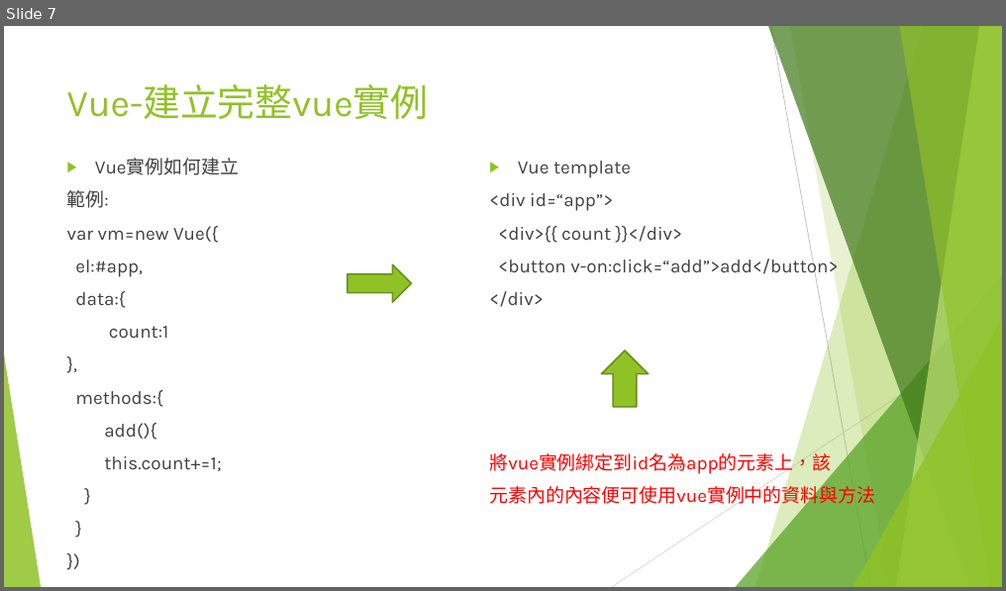
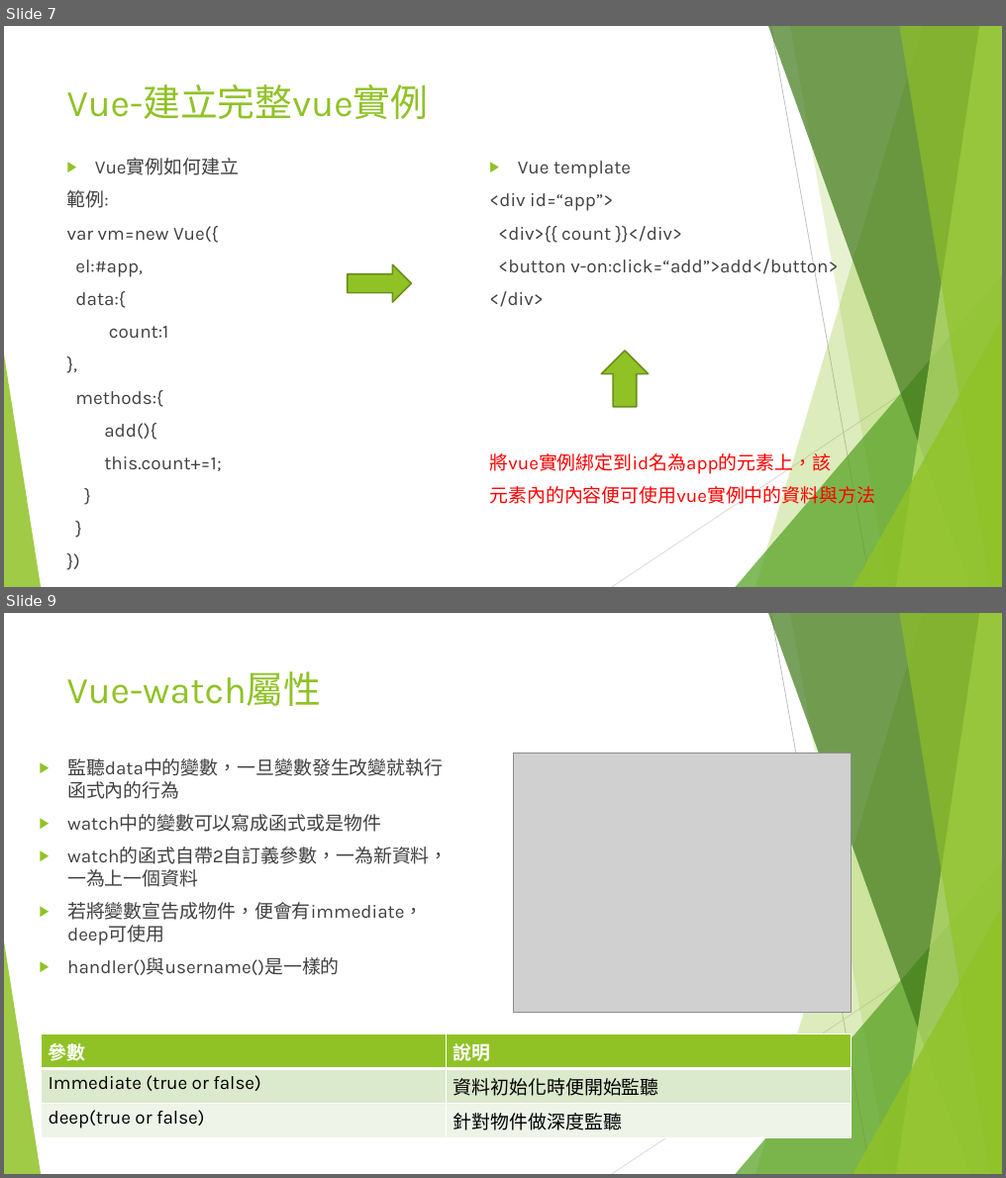
Before and after one commit to JSENESoftware/Education, a slide deck: Vue教育訓練.pptx. Shown one above the other, each under a label of ours: slide 7 before the commit, slides 7 and 9 after it; the slides between them are not shown. The pictures are 1006x591 and 1006x1178 pixels, drawn with LibreOffice and Linux fonts; fonts in the diff are those of the drawing; grey boxes stand for pictures. Boxes give left, top, right and bottom in pixels: in the first picture for what was removed or moved away, otherwise in the second. Text is boxed around its words. In the diff, an @@ line names an element or a change of style, - is before the commit and + after.

Commit message:
Watch & Comouted & 生命週期函式補充

```diff
--- a/Vue教育訓練.pptx
+++ b/Vue教育訓練.pptx
@@ slide 9 added at bbox=[4, 613, 1002, 1174], background #FFFFFF; not listed: 10 template elements that a slide beside it also shows @@
@@ title added at bbox=[67, 671, 322, 706], 36 pt, text #90C226 @@
+Vue-watch屬性
@@ text added at bbox=[67, 759, 449, 975], 18 pt, text #404040 @@
+▶ 監聽data中的變數，一旦變數發生改變就執行函式內的行為
+▶ watch中的變數可以寫成函式或是物件
+▶ watch的函式自帶2自訂義參數，一為新資料，一為上一個資料
+▶ 若將變數宣告成物件，便會有immediate，deep可使用
+▶ handler()與username()是一樣的
@@ picture added at bbox=[514, 753, 851, 1013] @@
@@ table added at bbox=[41, 1035, 850, 1135], 3 rows, 2 columns @@
+參數 | 說明
+Immediate (true or false) | 資料初始化時便開始監聽
+deep(true or false) | 針對物件做深度監聽
```
Also in this commit, not shown: 2 slides changed, 7 slides removed.
